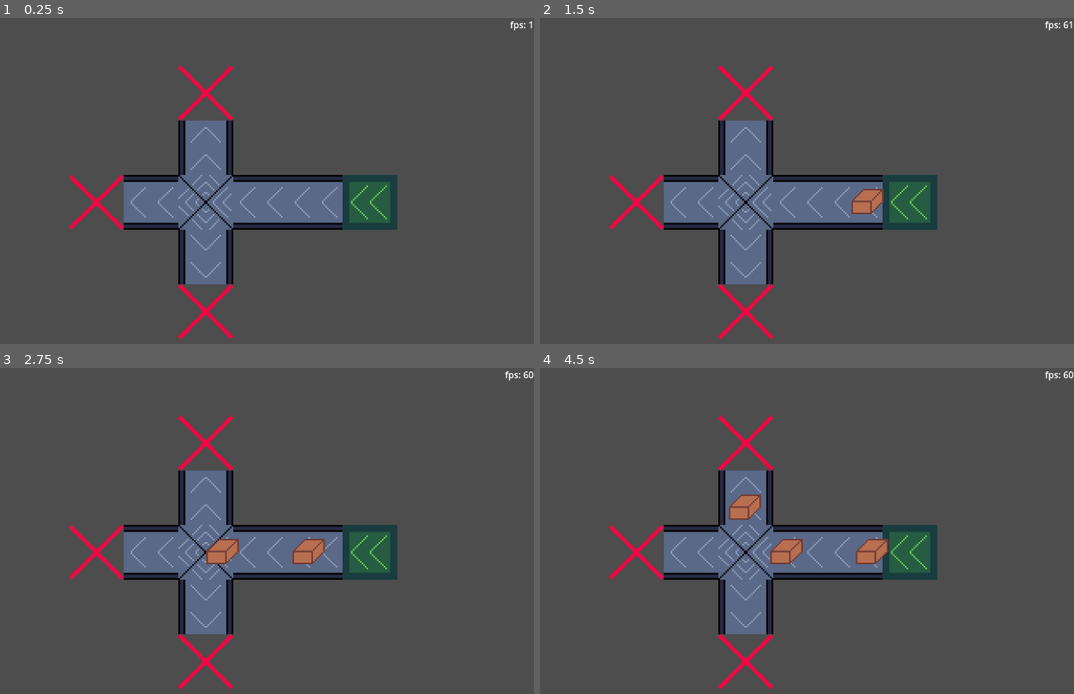
Above: before the commit, frames 1-4 (two rows, left to right).
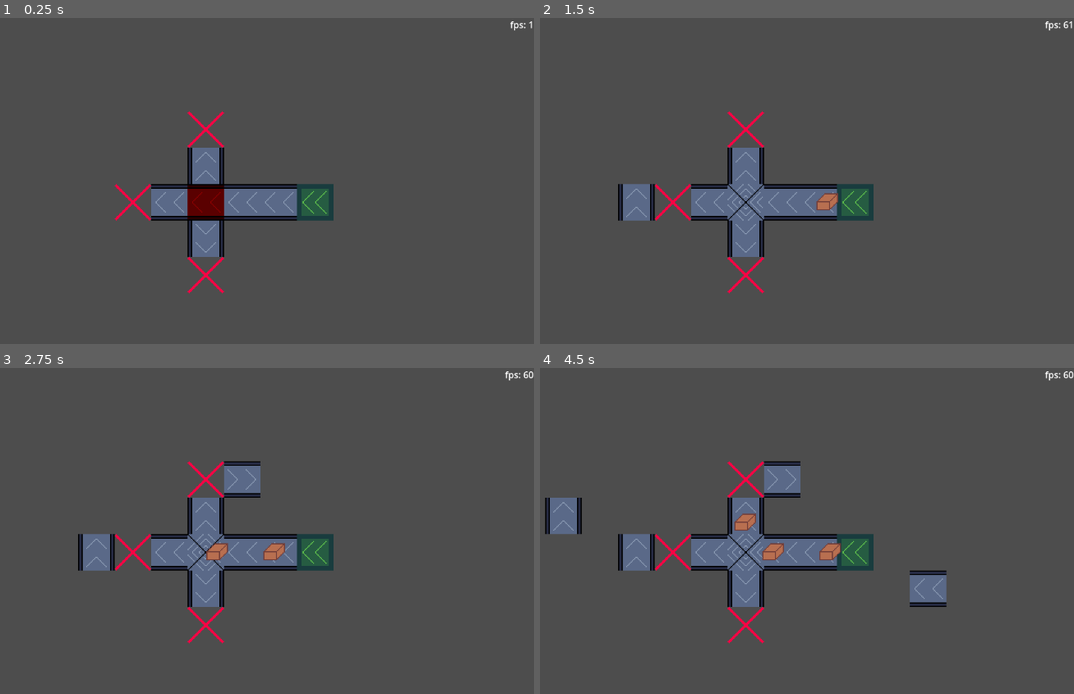
Above: after the commit, the same moments.

Repository: ConstellationSloth/BeltTutorial
Game: Godot game, scene res://main.tscn
Two runs of this game, one before a commit and one after it. Both use one fixed random seed, a clock stepped at 60 frames per second and the inputs below.
Inputs (mouse positions are in pixels of both pictures, inside the frame that each line leads up to):
- Up to frame 1 (0.25 s): no input
- Up to frame 2 (1.5 s): tap Enter at 0.5 s; move the mouse to (892, 184) at 0.52 s; press the mouse at (892, 184) at 0.53 s; tap R (rotate) at 0.8, 1.35 s; move the mouse to (614, 220) at 1.27 s; release the mouse at (614, 220) at 1.28 s
- Up to frame 3 (2.75 s): click (74, 570) at 1.55 s; move the mouse to (272, 472) at 2.02 s; press the mouse at (272, 472) at 2.03 s; tap R (rotate) at 2.3 s
- Up to frame 4 (4.5 s): move the mouse to (710, 625) at 2.77 s; release the mouse at (710, 625) at 2.78 s; tap R (rotate) at 2.85, 3.8, 4.35 s; click (710, 625) at 3.05 s; move the mouse to (940, 609) at 3.52 s; press the mouse at (940, 609) at 3.53 s; move the mouse to (550, 498) at 4.27 s; release the mouse at (550, 498) at 4.28 s

The runs differ from the first frame. In frame 1, 11% of the frame differs, in the area x 12-75%, y 14-99%; in frame 2, 11%; in frame 3, 12%; in frame 4, 13%, in the area x 0-77%, y 14-99%.

Commit message:
i have no idea hwat all this was

Diff:
--- /dev/null
+++ b/Building/buildable.gd
@@ -0,0 +1,14 @@
+extends Node
+class_name Buildable
+
+func rotate_clockwise():
+	pass
+
+func rotate_counter():
+	pass
+
+func can_place(location: Vector2):
+	pass
+
+func place(location: Vector2):
+	pass
--- /dev/null
+++ b/Building/buildable_conveyor.gd
@@ -0,0 +1,40 @@
+extends Buildable
+
+var to_direction: Enums.Direction = Enums.Direction.Left
+var from_direction: Enums.Direction = Enums.Direction.Right
+var conveyor = preload("res://Conveyors/belt.tscn")
+
+func _ready():
+	var directions: Array[Enums.Direction] = [to_direction]
+	$DirectionController.set_directions(directions)
+
+func update_to_direction(to_directions: Array[Enums.Direction]):
+	to_direction = to_directions[0]
+	determine_from_direction()
+	$ConveyorSpriteController.set_sprite_frame(to_direction, from_direction)
+
+func rotate_clockwise():
+	$DirectionController.rotate_right()
+
+func rotate_counter():
+	$DirectionController.rotate_left()
+
+func can_place(location: Vector2):
+	return !BuildingCoordinator.check_location(location)
+
+func place(location: Vector2):
+	var belt = conveyor.instantiate()
+	var directions: Array[Enums.Direction] = [to_direction]
+	belt.directions = directions
+	belt.global_position = location
+	get_tree().current_scene.add_child(belt)
+
+func _on_from_direction_controller_direction_changed():
+	determine_from_direction()
+	$ConveyorSpriteController.set_sprite_frame(to_direction, from_direction)
+
+func _on_direction_controller_directions_changed(to_directions: Array[Enums.Direction]):
+	update_to_direction(to_directions)
+
+func determine_from_direction():
+	from_direction = $FromDirectionController.get_from_direction(to_direction)
--- /dev/null
+++ b/Building/buildable_conveyor.tscn
@@ -0,0 +1,25 @@
+[gd_scene load_steps=6 format=3 uid="uid://plarxj2333q7"]
+
+[ext_resource type="Script" path="res://Building/buildable_conveyor.gd" id="1_hijxq"]
+[ext_resource type="PackedScene" uid="uid://d0kx7v2wveruk" path="res://Conveyors/Components/Detectors/from_direction_controller.tscn" id="2_6rkwo"]
+[ext_resource type="PackedScene" uid="uid://cltpvpyouk2u0" path="res://Conveyors/Components/Controller/conveyor_sprite_controller.tscn" id="3_fbka4"]
+[ext_resource type="PackedScene" uid="uid://bu00ntiiddy1k" path="res://Conveyors/Components/Controller/direction_controller.tscn" id="4_xiq1p"]
+
+[sub_resource type="RectangleShape2D" id="RectangleShape2D_b2ega"]
+
+[node name="BuildableConveyor" type="Node2D"]
+script = ExtResource("1_hijxq")
+
+[node name="FromDirectionController" parent="." instance=ExtResource("2_6rkwo")]
+
+[node name="ConveyorSpriteController" parent="." instance=ExtResource("3_fbka4")]
+
+[node name="DirectionController" parent="." instance=ExtResource("4_xiq1p")]
+monitorable = false
+
+[node name="CollisionShape2D" type="CollisionShape2D" parent="DirectionController"]
+shape = SubResource("RectangleShape2D_b2ega")
+disabled = true
+
+[connection signal="direction_changed" from="FromDirectionController" to="." method="_on_from_direction_controller_direction_changed"]
+[connection signal="directions_changed" from="DirectionController" to="." method="_on_direction_controller_directions_changed"]
--- /dev/null
+++ b/Building/builder.gd
@@ -0,0 +1,29 @@
+extends Node2D
+@export var available_color : Color = Color.GREEN
+@export var taken_color : Color = Color.RED
+@export var alpha = 128
+@onready var building : Buildable = $BuildableConveyor
+var last_location
+
+func _ready():
+	available_color.a = alpha
+	taken_color.a = alpha
+	modulate = available_color
+
+func _physics_process(_delta):
+	var pos = get_global_mouse_position()
+	var location = Vector2(int(pos.x/Constants.grid_size), int(pos.y/Constants.grid_size)) * Constants.grid_size
+	if last_location == location:
+		return
+	global_position = location
+	if building.can_place(location):
+		modulate = available_color
+	else:
+		modulate = taken_color
+	if last_location == null:
+		last_location = location
+	if Input.is_action_just_pressed("rotate"):
+		building.rotate_clockwise()
+	if Input.is_action_pressed("left click"):
+		if building.can_place(location):
+			building.place(location)
--- /dev/null
+++ b/Building/builder.tscn
@@ -0,0 +1,9 @@
+[gd_scene load_steps=3 format=3 uid="uid://ddh6l04cad4tk"]
+
+[ext_resource type="Script" path="res://Building/builder.gd" id="1_i3x72"]
+[ext_resource type="PackedScene" uid="uid://plarxj2333q7" path="res://Building/buildable_conveyor.tscn" id="2_wv4y7"]
+
+[node name="Builder" type="Node2D"]
+script = ExtResource("1_i3x72")
+
+[node name="BuildableConveyor" parent="." instance=ExtResource("2_wv4y7")]
--- /dev/null
+++ b/Conveyors/Components/Controller/conveyor_sprite_controller.gd
@@ -0,0 +1,36 @@
+extends Sprite2D
+
+func set_sprite_frame(to: Enums.Direction, from: Enums.Direction):
+	match to:
+		Enums.Direction.Left:
+			match from:
+				Enums.Direction.Right:
+					frame = 1
+				Enums.Direction.Up:
+					frame = 9
+				Enums.Direction.Down:
+					frame = 2
+		Enums.Direction.Right:
+			match from:
+				Enums.Direction.Left:
+					frame = 11
+				Enums.Direction.Up:
+					frame = 10
+				Enums.Direction.Down:
+					frame = 3
+		Enums.Direction.Up:
+			match from:
+				Enums.Direction.Left:
+					frame = 12
+				Enums.Direction.Down:
+					frame = 7
+				Enums.Direction.Right:
+					frame = 8
+		Enums.Direction.Down:
+			match from:
+				Enums.Direction.Left:
+					frame = 4
+				Enums.Direction.Up:
+					frame = 5
+				Enums.Direction.Right:
+					frame = 0
--- /dev/null
+++ b/Conveyors/Components/Controller/conveyor_sprite_controller.tscn
@@ -0,0 +1,10 @@
+[gd_scene load_steps=3 format=3 uid="uid://cltpvpyouk2u0"]
+
+[ext_resource type="Texture2D" uid="uid://c0f6h16dw520u" path="res://Art/conveyors_1.png" id="1_ds0hb"]
+[ext_resource type="Script" path="res://Conveyors/Components/Controller/conveyor_sprite_controller.gd" id="2_ig862"]
+
+[node name="ConveyorSpriteController" type="Sprite2D"]
+texture = ExtResource("1_ds0hb")
+hframes = 5
+vframes = 3
+script = ExtResource("2_ig862")
--- a/Conveyors/Components/Controller/direction_controller.gd
+++ b/Conveyors/Components/Controller/direction_controller.gd
@@ -22,10 +22,8 @@
 func rotate_belt(offset: int) -> void:
 	for idx in len(to_directions):
 		var direction: int = to_directions[idx]
-		var index: int = indexes[direction] + offset
+		var index: int = (indexes[direction] + offset) % DIRECTION_COUNT
 		if index < 0:
-			index = index % DIRECTION_COUNT + DIRECTION_COUNT
-		elif index > DIRECTION_COUNT:
-			index = index % DIRECTION_COUNT
+			index = index + DIRECTION_COUNT
 		to_directions[idx] = DIRECTION_ORDER[index]
 	emit_signal("directions_changed", to_directions)
--- /dev/null
+++ b/Conveyors/Components/Detectors/from_direction_controller.tscn
@@ -0,0 +1,6 @@
+[gd_scene load_steps=2 format=3 uid="uid://d0kx7v2wveruk"]
+
+[ext_resource type="Script" path="res://Conveyors/Components/Controller/from_direction_controller.gd" id="1_ns3db"]
+
+[node name="FromDirectionController" type="Node2D"]
+script = ExtResource("1_ns3db")
--- a/Conveyors/belt.gd
+++ b/Conveyors/belt.gd
@@ -3,18 +3,16 @@
 var from_direction: Enums.Direction = Enums.Direction.Right
 @export var directions : Array[Enums.Direction] = []
 @onready var from_controller : FromDirectionController = $FromDirectionController
-@onready var sprite = $Sprite2D
+@onready var sprite = $ConveyorSpriteController
 
 func determine_from_direction():
 	from_direction = from_controller.get_from_direction(to_direction)
 
 func set_direction():
-	sprite.frame = ConveyorSpriteHelper.get_sprite_frame(to_direction, from_direction)
-
-
+	sprite.set_sprite_frame(to_direction, from_direction)
 
 func _ready():
-	print(global_position)
+	BuildingCoordinator.add_building(global_position, self)
 	$DirectionController.set_directions(directions)
 
 func update_to_direction(to_directions: Array[Enums.Direction]):
--- a/Conveyors/belt.tscn
+++ b/Conveyors/belt.tscn
@@ -2,10 +2,10 @@
 
 [ext_resource type="PackedScene" uid="uid://ct44m1aobfnpe" path="res://Conveyors/Components/Detectors/conveyor_detectors.tscn" id="1_4004i"]
 [ext_resource type="Script" path="res://Conveyors/belt.gd" id="1_fqewh"]
-[ext_resource type="Texture2D" uid="uid://c0f6h16dw520u" path="res://Art/conveyors_1.png" id="2_p4kum"]
+[ext_resource type="PackedScene" uid="uid://cltpvpyouk2u0" path="res://Conveyors/Components/Controller/conveyor_sprite_controller.tscn" id="3_6hwij"]
 [ext_resource type="PackedScene" uid="uid://des4s18nx8jee" path="res://Conveyors/Components/Inventory/conveyor_inventory.tscn" id="3_oakon"]
 [ext_resource type="PackedScene" uid="uid://bu00ntiiddy1k" path="res://Conveyors/Components/Controller/direction_controller.tscn" id="5_f6dtg"]
-[ext_resource type="Script" path="res://Conveyors/Components/Controller/from_direction_controller.gd" id="6_fjvy8"]
+[ext_resource type="PackedScene" uid="uid://d0kx7v2wveruk" path="res://Conveyors/Components/Detectors/from_direction_controller.tscn" id="6_d7gd1"]
 
 [sub_resource type="RectangleShape2D" id="RectangleShape2D_luv85"]
 size = Vector2(16, 16)
@@ -19,11 +19,7 @@
 
 [node name="ConveyorDetectors" parent="." instance=ExtResource("1_4004i")]
 
-[node name="Sprite2D" type="Sprite2D" parent="."]
-texture = ExtResource("2_p4kum")
-hframes = 5
-vframes = 3
-frame = 1
+[node name="ConveyorSpriteController" parent="." instance=ExtResource("3_6hwij")]
 
 [node name="ConveyorInventory" parent="." instance=ExtResource("3_oakon")]
 
@@ -35,8 +31,7 @@
 [node name="CollisionShape2D" type="CollisionShape2D" parent="DirectionController"]
 shape = SubResource("RectangleShape2D_s75kh")
 
-[node name="FromDirectionController" type="Node2D" parent="."]
-script = ExtResource("6_fjvy8")
+[node name="FromDirectionController" parent="." instance=ExtResource("6_d7gd1")]
 
 [connection signal="inventory_found" from="ConveyorDetectors" to="." method="_on_conveyor_detectors_inventory_found"]
 [connection signal="item_held" from="ConveyorInventory" to="." method="_on_conveyor_inventory_item_held"]
--- a/Conveyors/generator.gd
+++ b/Conveyors/generator.gd
@@ -5,6 +5,7 @@
 @export var directions : Array[Enums.Direction] = []
 
 func _ready():
+	BuildingCoordinator.add_building(global_position, self)
 	$DirectionController.set_directions(directions)
 
 
--- a/Conveyors/splitter.gd
+++ b/Conveyors/splitter.gd
@@ -10,6 +10,7 @@
 			from_direction = direction
 
 func _ready():
+	BuildingCoordinator.add_building(global_position, self)
 	$DirectionController.set_directions(directions)
 
 func update_to_direction(new_directions: Array[Enums.Direction]):
--- a/Conveyors/trash.gd
+++ b/Conveyors/trash.gd
@@ -1,5 +1,7 @@
 extends Node2D
 
+func _ready():
+	BuildingCoordinator.add_building(global_position,self)
 
 func _on_conveyor_inventory_item_held():
 	$ConveyorInventory.offload_item().queue_free()
--- a/main.tscn
+++ b/main.tscn
@@ -1,16 +1,17 @@
-[gd_scene load_steps=6 format=3 uid="uid://8dlloctnnjru"]
+[gd_scene load_steps=7 format=3 uid="uid://8dlloctnnjru"]
 
 [ext_resource type="PackedScene" uid="uid://2sdi7rhr14fh" path="res://Conveyors/generator.tscn" id="5_1a0pq"]
 [ext_resource type="PackedScene" uid="uid://d3r5ri72l82h6" path="res://Conveyors/trash.tscn" id="5_1poeg"]
 [ext_resource type="Script" path="res://Label.gd" id="5_lplos"]
 [ext_resource type="PackedScene" uid="uid://ca6vcitmain1q" path="res://Conveyors/splitter.tscn" id="5_yy37v"]
+[ext_resource type="PackedScene" uid="uid://ddh6l04cad4tk" path="res://Building/builder.tscn" id="6_sj645"]
 [ext_resource type="PackedScene" uid="uid://cfwfejmwtkwmg" path="res://Conveyors/belt.tscn" id="7_mtc1u"]
 
 [node name="Main" type="Node2D"]
 texture_filter = 1
 
 [node name="Camera2D" type="Camera2D" parent="."]
-zoom = Vector2(3, 3)
+zoom = Vector2(2, 2)
 
 [node name="CanvasLayer" type="CanvasLayer" parent="."]
 
@@ -54,3 +55,5 @@
 
 [node name="Trash3" parent="." instance=ExtResource("5_1poeg")]
 position = Vector2(-64, 0)
+
+[node name="Builder" parent="." instance=ExtResource("6_sj645")]
